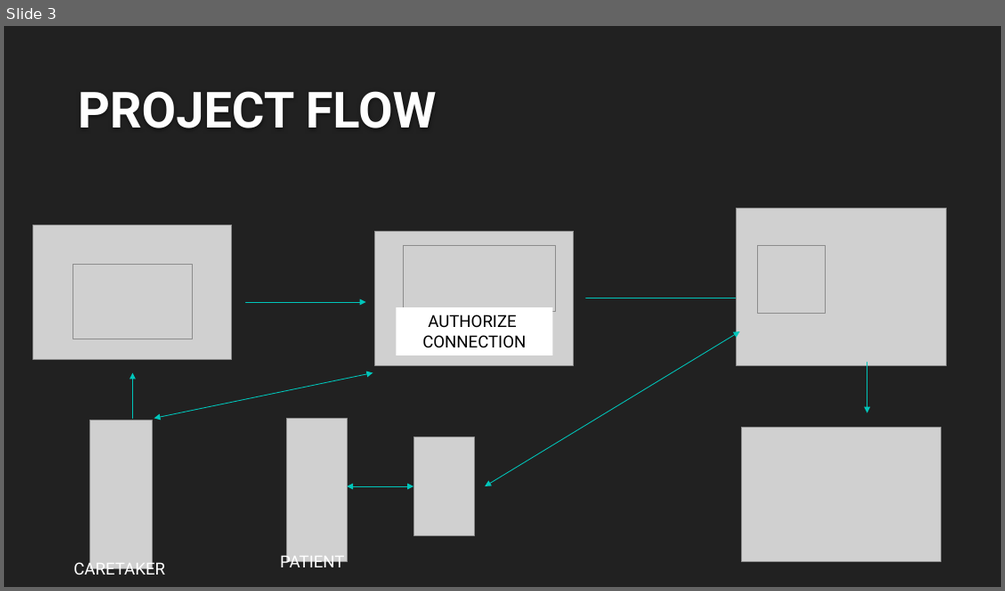
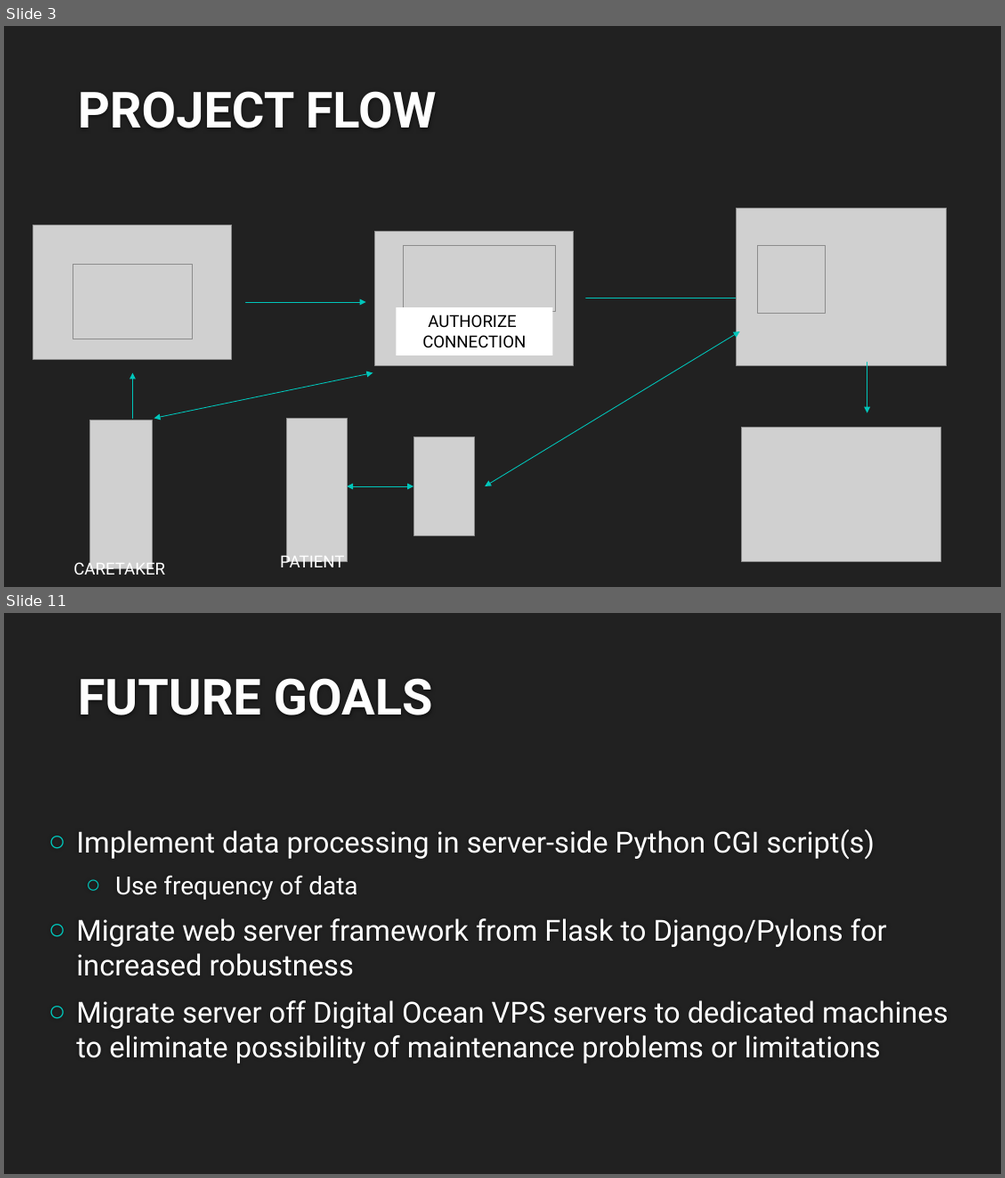
Before and after one commit to ritwikd/gatech, a slide deck: Presentation/Assisted Living.pptx. Shown one above the other, each under a label of ours: slide 3 before the commit, slides 3 and 11 after it; the slides between them are not shown. The pictures are 1005x591 and 1005x1178 pixels, drawn with LibreOffice and Linux fonts; fonts in the diff are those of the drawing; grey boxes stand for pictures; background and template pictures are left out. Boxes give left, top, right and bottom in pixels: in the first picture for what was removed or moved away, otherwise in the second. Text is boxed around its words. In the diff, an @@ line names an element or a change of style, - is before the commit and + after.

```diff
--- a/Presentation/Assisted Living.pptx
+++ b/Presentation/Assisted Living.pptx
@@ slide 11 added at box(4, 613, 1001, 1174), background #212121 @@
@@ title added at box(78, 678, 433, 715), 48 pt, text #FEFEFE, bold @@
+FUTURE GOALS
@@ text added at box(76, 829, 948, 1063), 28 pt, text #FFFFFF @@
+○ Implement data processing in server-side Python CGI script(s)
+  ○ Use frequency of data
+○ Migrate web server framework from Flask to Django/Pylons for increased robustness
+○ Migrate server off Digital Ocean VPS servers to dedicated machines to eliminate possibility of maintenance problems or limitations
```
Also in this commit, not shown: 5 slides changed, 3 other slides added.
